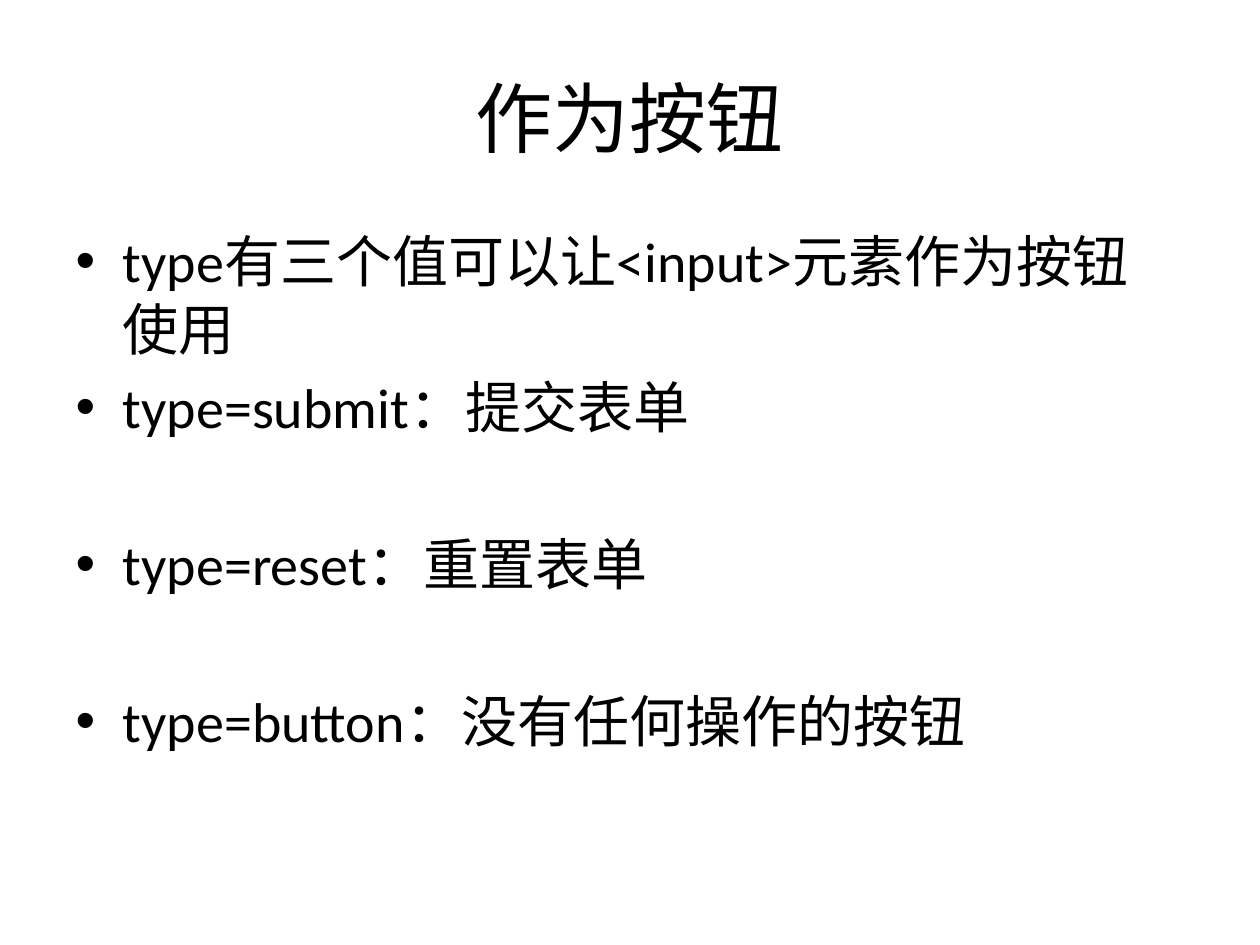
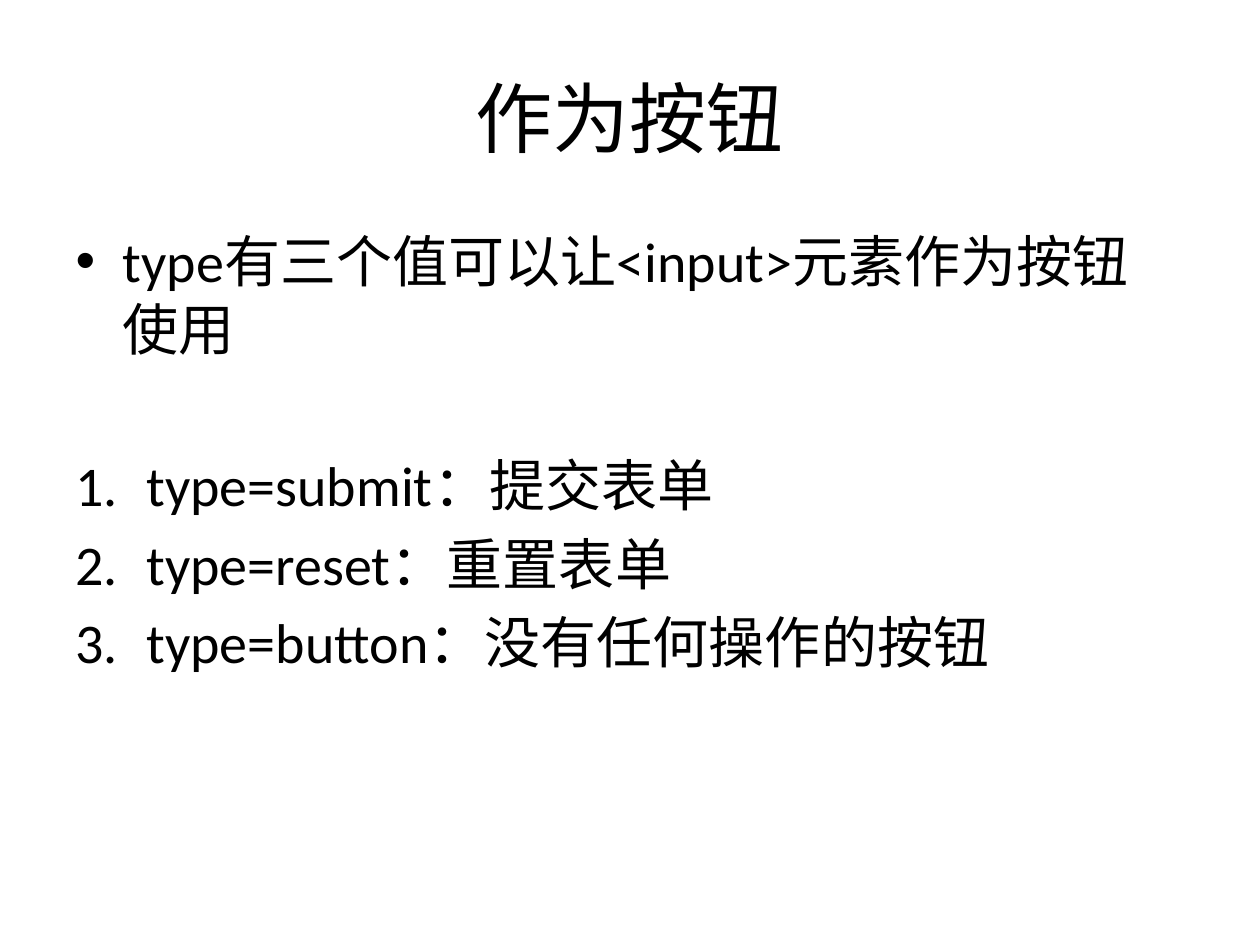
Before and after one commit to sans123wx/class, a slide deck: slide 9 of 网页设计与制作/课件/3/表单.pptx. Drawn at 1260x945 pixels with LibreOffice and Linux fonts; fonts in the diff are those of the drawing. Boxes give left, top, right and bottom in pixels: in the first picture for what was removed or moved away, otherwise in the second. Text is boxed around its words. In the diff, an @@ line names an element or a change of style, - is before the commit and + after.

```diff
--- a/网页设计与制作/课件/3/表单.pptx
+++ b/网页设计与制作/课件/3/表单.pptx
@@ text at box(146, 460, 989, 672): bullet • to 1. @@
```
Also in this commit, not shown: 2 other slides changed, 3 slides added, 1 other file.
